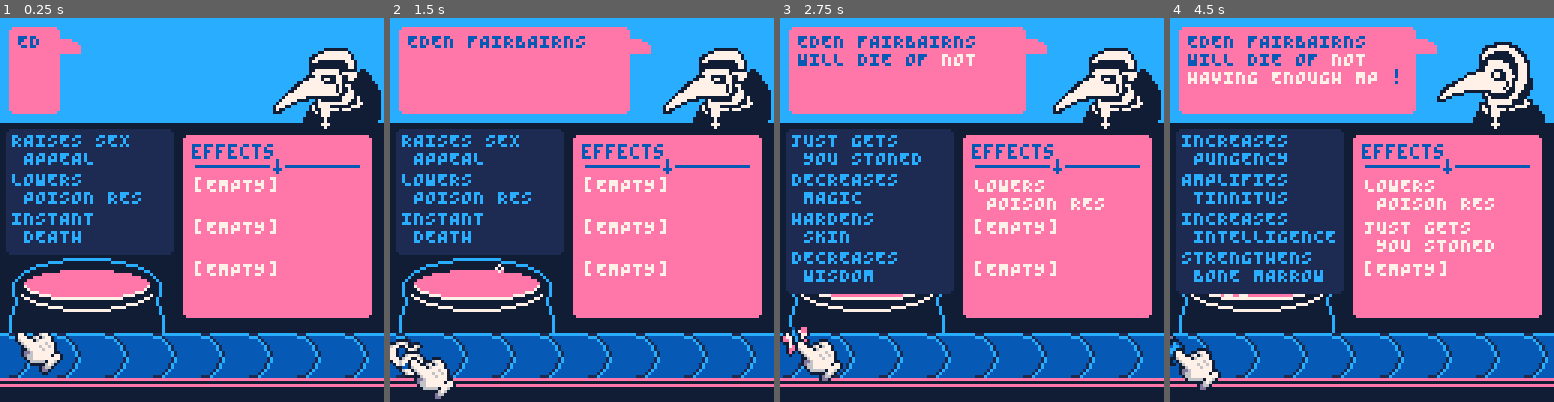
Above: before the commit, frames 1-4 (left to right).
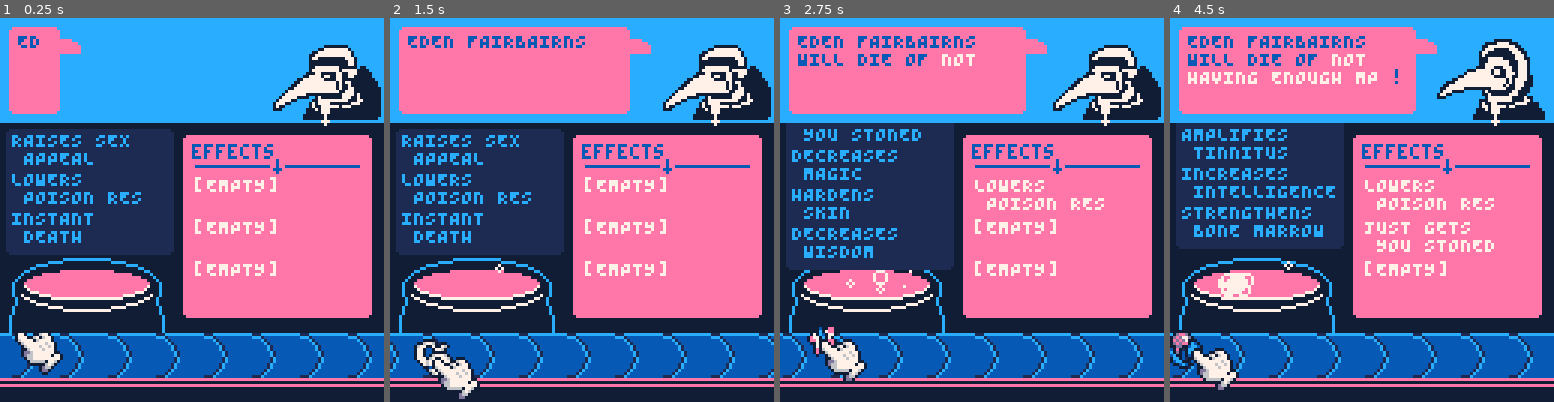
Above: after the commit, the same moments.

Repository: Yolwoocle/minijam_112
Game: PICO-8 cartridge minijam112.p8
Two runs of this game, one before a commit and one after it. Both use one fixed random seed, a clock stepped at 60 frames per second and the inputs below.
Inputs:
- Up to frame 1 (0.25 s): no input
- Up to frame 2 (1.5 s): tap X (X key) at 0.33, 1.07 s; tap O (Z key) at 0.7 s
- Up to frame 3 (2.75 s): hold Right 1.6-2.1 s; tap O (Z key) at 1.7, 2.1, 2.5 s; tap X (X key) at 1.85 s; hold Up 2.15-2.42 s; hold Right from 2.47 s (still down)
- Up to frame 4 (4.5 s): tap O (Z key) every 0.4 s from 2.9 to 4.1 s; tap X (X key) at 2.97, 4.08 s; release Right at 3.03 s; hold Left 3.08-3.58 s; hold Down 3.63-3.97 s; hold Right from 4.02 s (still down)

The runs differ from the first frame. In frame 1, 3.4% of the frame differs, in the area x 2-100%, y 7-94%; in frame 2, 6.3%; in frame 3, 10%; in frame 4, 15%, in the area x 0-99%, y 5-97%.

Commit message:
Plague doctor moves when speaks

Diff:
--- a/minijam112.p8
+++ b/minijam112.p8
@@ -28,11 +28,18 @@
 		ingr_num=0,
 	}
 
+	cur_fx_dobj={
+		dobj=create_dobj(3,25),
+		target=nil,
+		dx=3,
+		dy=25,
+	}
+
 	bubbles={}
 
 	st=0 --spawn time
 	spawn_wait_time=80
-	conveyor_speed=0.2
+	conveyor_speed=0.3
 
 	ailment_manager=
 	{
@@ -49,6 +56,8 @@
 	ailment_out=""
 
 	ingr_particles={}
+
+	doctor_oy = 0
 
 	new_ailment()
 
@@ -69,6 +78,17 @@
 		if(t%num==0)spawn_bubble() --
 	end
 
+	if dy(cur_fx_dobj.dobj)!=25 and cur_fx_dobj.target==t then
+		anim_to_point(cur_fx_dobj,cur_fx_dobj.dx,cur_fx_dobj.dy)
+	end
+
+	-- update doctor bop
+	doctor_oy=lerp(doctor_oy,0,0.5)
+	if(abs(doctor_oy)<0.1)doctor_oy=0
+	if parsing and t%5==0 then
+		doctor_oy=-2
+	end
+
 	conveyor_spawner()
 
 	update_cursor()
@@ -83,29 +103,30 @@
 
 function _draw()
 	cls(0)
+
+
+	draw_pot()
+	for b in all(bubbles) do
+		circ(b._x,b._y,b.size,4)
+	end
+	rectfill(-5,110,130,130,0)
+
+	draw_conveyor()
+
+
+	draw_effects()
+
+	draw_ingredients()
+	draw_ingr_particles()
+
+	selected_effects()
+
 
 	rectfill(-5,-5,135,34,2)
 	draw_pdoctor()
 	draw_bubble()
 
 
-	draw_pot()
-	for b in all(bubbles) do
-		circ(b._x,b._y,b.size,4)
-	end
-	rectfill(-5,110,130,130,0)
-
-	draw_conveyor()
-
-
-	draw_effects()
-
-	draw_ingredients()
-	draw_ingr_particles()
-
-	selected_effects()
-
-
 	draw_cursor()
 
 
@@ -114,7 +135,7 @@
 	print(parse_output,6,5,5)
 	print(ailment_out,6,5,4)
 
-	if(debugmode)print(debug,1,1,8)
+	if(debugmode)print(debug,1,1,7)
 end
 
 -->8
@@ -170,6 +191,9 @@
 
 			del(g_ingredients,ingr)
 			commit_ingredient(ingr.obj)
+			cur_fx_dobj.target=t+60
+
+			anim_to_point(cur_fx_dobj,nil,10)
 
 			c.sel_index=mid(1,c.sel_index,#g_ingredients) --fix cursor
 		end
@@ -217,15 +241,17 @@
 --draw plague doctor
 function draw_pdoctor()
 	local _x,_y=89,8
+	local oy=doctor_oy
+
 	if parsing then
-		sspr(88,0,36,27,_x+2,_y)
+		sspr(88,0,36,27,_x+2,_y+oy)
 	else
-		sspr(0,0,36,27,_x,_y)
-	end
-	pset(_x+19,_y+27,4)
-	pset(_x+19,_y+28,4)
-	pset(_x+20,_y+27,4)
-	pset(_x+18,_y+27,4)
+		sspr(0,0,36,27,_x,_y+oy)
+	end
+	pset(_x+19,_y+27+oy,4)
+	pset(_x+19,_y+28+oy,4)
+	pset(_x+20,_y+27+oy,4)
+	pset(_x+18,_y+27+oy,4)
 end
 
 
@@ -265,11 +291,12 @@
 end
 
 function selected_effects()
+	local _y=dy(cur_fx_dobj.dobj)
 	local ingredient=g_ingredients[c.sel_index]
 	for i=1,#ingredient.obj.effects do
 		local fx=ingredient.obj.effects_modified[i]
-		rrect(2,24+i*13,55,15,1)
-		print(fx,4,25+i*13,2)
+		rrect(2,_y-1+i*13,55,15,1)
+		print(fx,4,_y+i*13,2)
 	end
 end
 
@@ -615,14 +642,17 @@
 	pot.ingr={}
 	pot.ingr_num=0
 
+	parse_output=""
+    aliment_out=""
+
 	--reset dialogue
 	new_dialogue()
 end
 
 --updates the dialogue
 function new_dialogue()
-    parse_length=0
-    parsing=true
+	parse_length=0
+	parsing=true
 
 	local first_name=rnd(first_names)
 	local last_name=rnd(last_names)
@@ -632,24 +662,24 @@
 	local _text=name.." WILL DIE OF "
 	local _ailment=ailment_manager.big_a
 
-    text_parse=to_fit(_text.._ailment.." !",19)
-    ailment=""
-    for i=1,#text_parse do
-        local char=sub(text_parse,i,i)
-        if char=="\n" then
-            ailment..="\n"
-        else
-            if i<#_text+1 or i==#text_parse then
-                ailment..=" "
-            else
-                ailment..=char
-            end
-        end
-    end
-
-
-    parse_output=""
-    aliment_out=""
+	text_parse=to_fit(_text.._ailment.." !",19)
+	ailment=""
+	for i=1,#text_parse do
+		local char=sub(text_parse,i,i)
+		if char=="\n" then
+			ailment..="\n"
+		else
+			if i<#_text+1 or i==#text_parse then
+				ailment..=" "
+			else
+				ailment..=char
+			end
+		end
+	end
+
+
+	parse_output=""
+	ailment_out=""
 end
 
 function parse_dialogue()
@@ -737,10 +767,10 @@
 fffffffffffffffffffff000ffffffffffffffffffffffffffffffffffffffffffffffffffffffffffffffffffffffffffffffffffffffffffffffff0fffffff
 ffffff0000ffffffffff02250ffffffffffffff0000fffffffffffffffffffffffff000000fffffffffff0000fffffffffffffff0ffffffffffffff040ffffff
 fffff033440ffffffff022220fffffffffff00064460fffffffffffffffffffffff03355550fffffffff0d33d0fffffffffff0f0f000ffffffffff03440fffff
-ffff03000330fffffff025520ffffffffff064444420fffffffffff00ffffffffff033355330fffffff0d3d44d0fffffffffff0500330fffff000f033440ffff
-fff000fff0330fffffff055220fffffffff044200600ffffffffff0420ffffffff0553300000fffffff03d3d4000fffffffff00204330fffff0440333330ffff
-fff0fffff0430fffffff022550ffffffffff000264640ffffffff062250fffffff05000666660ffffff0d3d330250fffffff040250440fffff034033344000ff
-ffffffff06430ffffffff0252200fffffff02464644640fffffff022240fffffff00666640660ffffff00dd0052250fffff034402040ffffff043403340340ff
+ffff03000330fffffff025520ffffffffff0644444d0fffffffffff00ffffffffff033355330fffffff0d3d44d0fffffffffff0500330fffff000f033440ffff
+fff000fff0330fffffff055220fffffffff044600600ffffffffff0420ffffffff0553300000fffffff03d3d4000fffffffff00204330fffff0440333330ffff
+fff0fffff0430fffffff022550ffffffffff000d64640ffffffff062250fffffff05000666660ffffff0d3d330250fffffff040250440fffff034033344000ff
+ffffffff06430ffffffff0252200fffffff0d464644640fffffff022240fffffff00666640660ffffff00dd0052250fffff034402040ffffff043403340340ff
 ffff000033440ffffffff002255200fffff044644646460fffff02224440ffffff0666044000ffffff050301022220fffff0334020330ffffff03403440d30ff
 fff0064433460fffffff02525225440fff0446444644640fffff02224440fffffff0000440ffffffff020d05022220ffffff004052030ffffff04303440d0fff
 ff0d30433340fffffff040220502060fff0446444644640fffff02222440ffffffffff04460fffffff05200505220ffffffff04302040fffffff030440d0ffff
